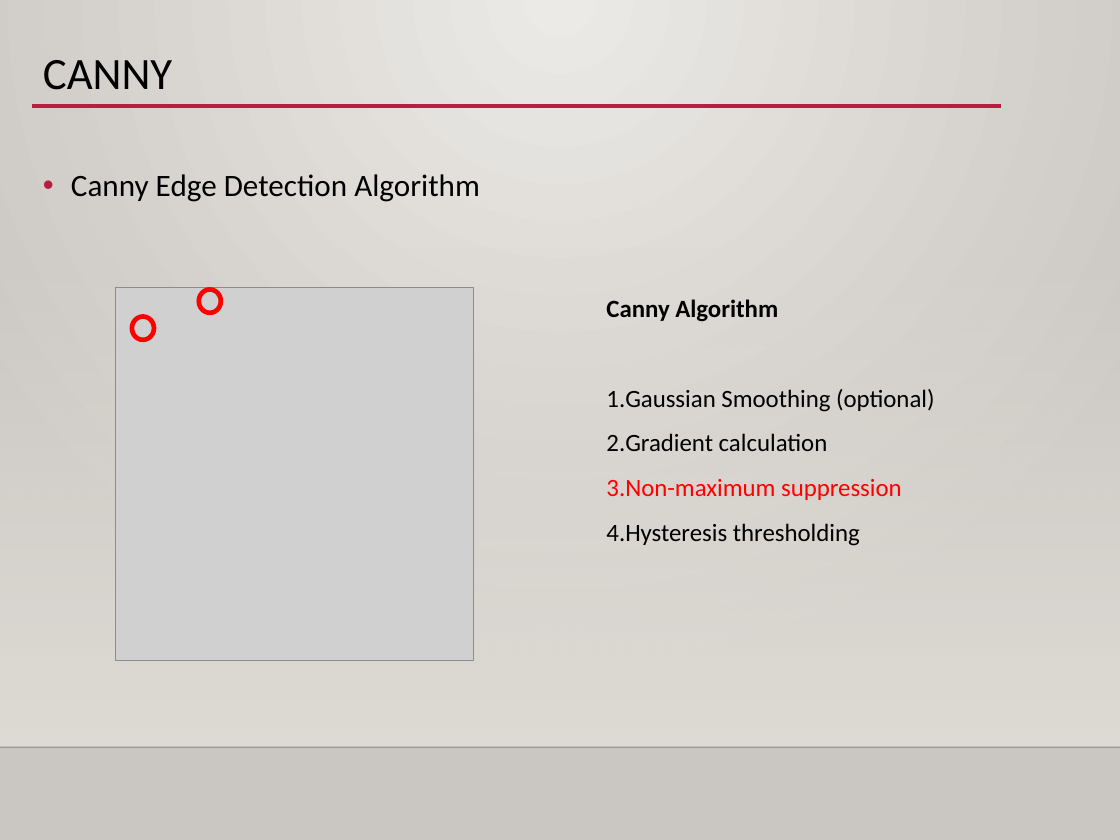
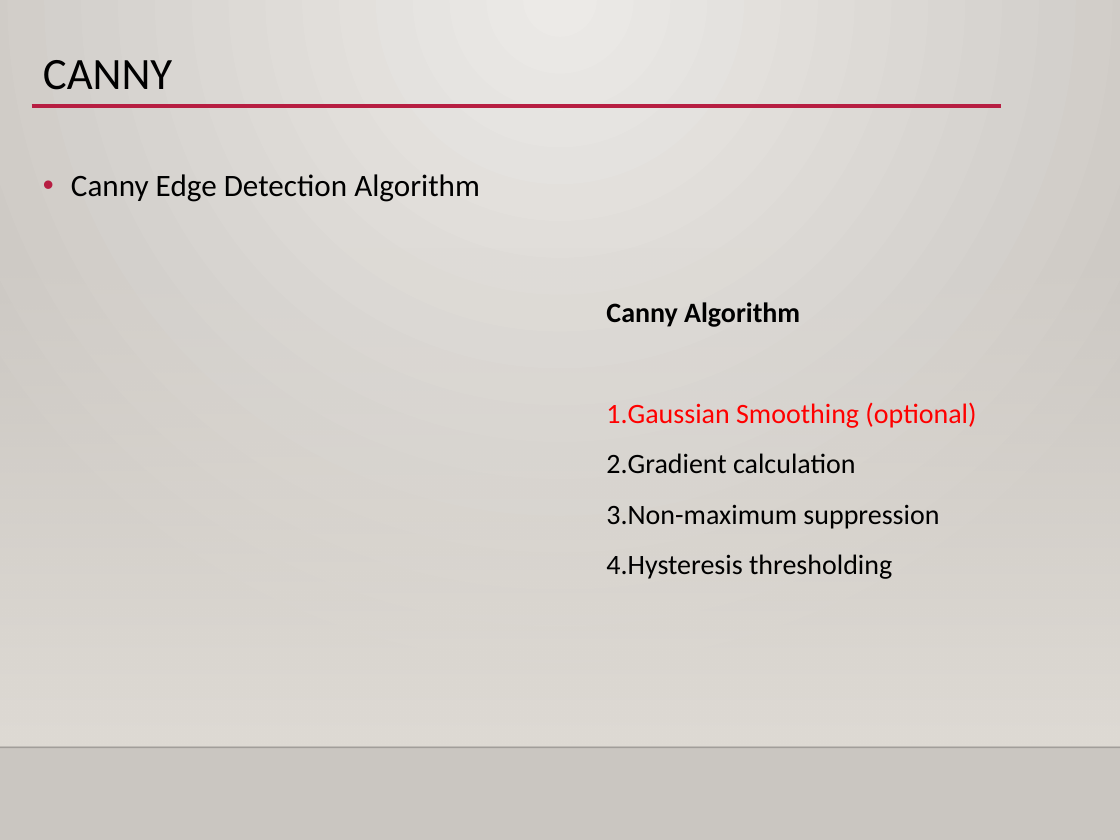
Before and after one commit to jelee2498/SDS, a slide deck: slide 18 of Day2/ex2-1_edge_detection/ex2-1_edge_detection.pptx (slide 19 before the commit). Drawn at 1120x840 pixels with LibreOffice and Linux fonts; fonts in the diff are those of the drawing; grey boxes stand for pictures; background and template pictures are left out. Boxes give left, top, right and bottom in pixels: in the first picture for what was removed or moved away, otherwise in the second. Text is boxed around its words. In the diff, an @@ line names an element or a change of style, - is before the commit and + after.

```diff
--- a/Day2/ex2-1_edge_detection/ex2-1_edge_detection.pptx
+++ b/Day2/ex2-1_edge_detection/ex2-1_edge_detection.pptx
@@ picture removed at (x1=115, y1=287, x2=474, y2=661) @@
@@ ellipse removed at (x1=198, y1=289, x2=221, y2=312) @@
@@ text "Canny Algorithm" at (x1=606, y1=302, x2=976, y2=579): size 16 to 18 pt; text colour #000000 to #FF0000 in "Gaussian Smoothing (optional)"; text colour #FF0000 to #000000 in "Non-maximum suppression" @@
@@ ellipse removed at (x1=132, y1=317, x2=155, y2=340) @@
```
Also in this commit, not shown: 14 other slides changed, 7 slides added, 1 slide removed, 12 other files.
